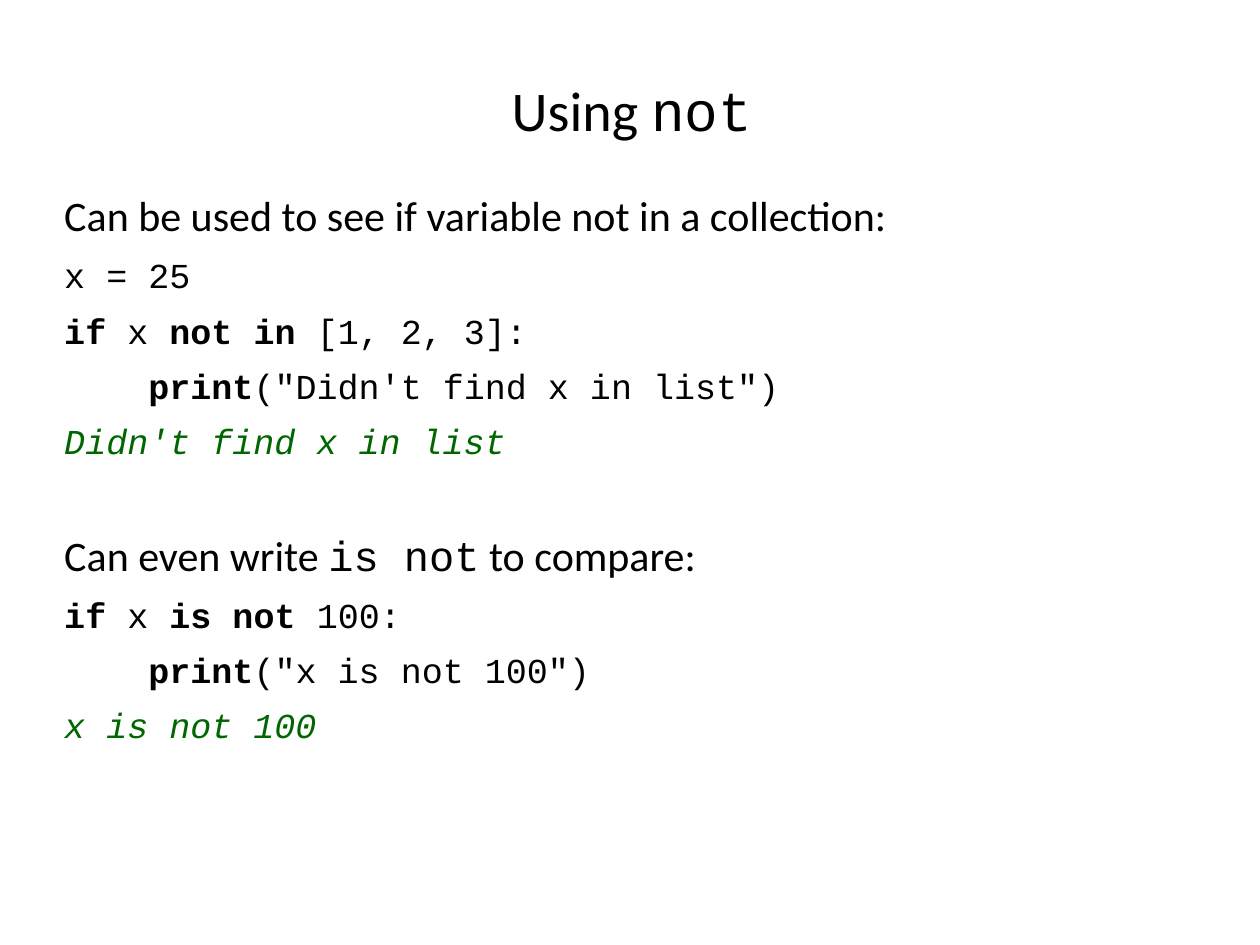
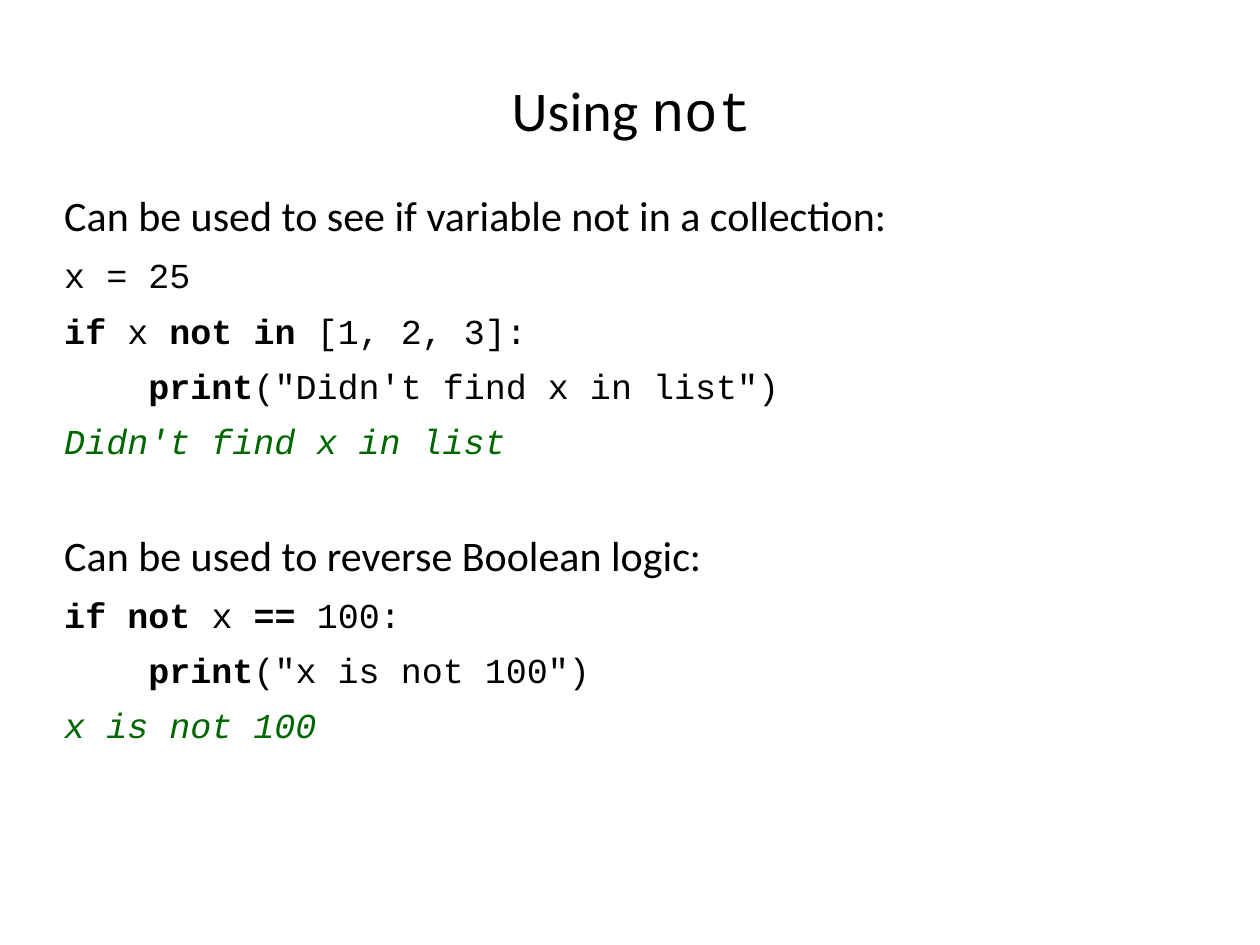
Before and after one commit to ncasuk/ncas-isc, a slide deck: slide 10 of python/presentations/learning_python/06_ceda-and-or-not.pptx. Drawn at 1260x945 pixels with LibreOffice and Linux fonts; fonts in the diff are those of the drawing; background and template pictures are left out. Boxes give left, top, right and bottom in pixels: in the first picture for what was removed or moved away, otherwise in the second. Text is boxed around its words. In the diff, an @@ line names an element or a change of style, - is before the commit and + after.

```diff
--- a/python/presentations/learning_python/06_ceda-and-or-not.pptx
+++ b/python/presentations/learning_python/06_ceda-and-or-not.pptx
@@ text at [64,541,701,629]: text changed @@
-Can even write is not to compare:
-if x is not 100:
+Can be used to reverse Boolean logic:
+if not x == 100:
```
Also in this commit, not shown: 1 other file.
